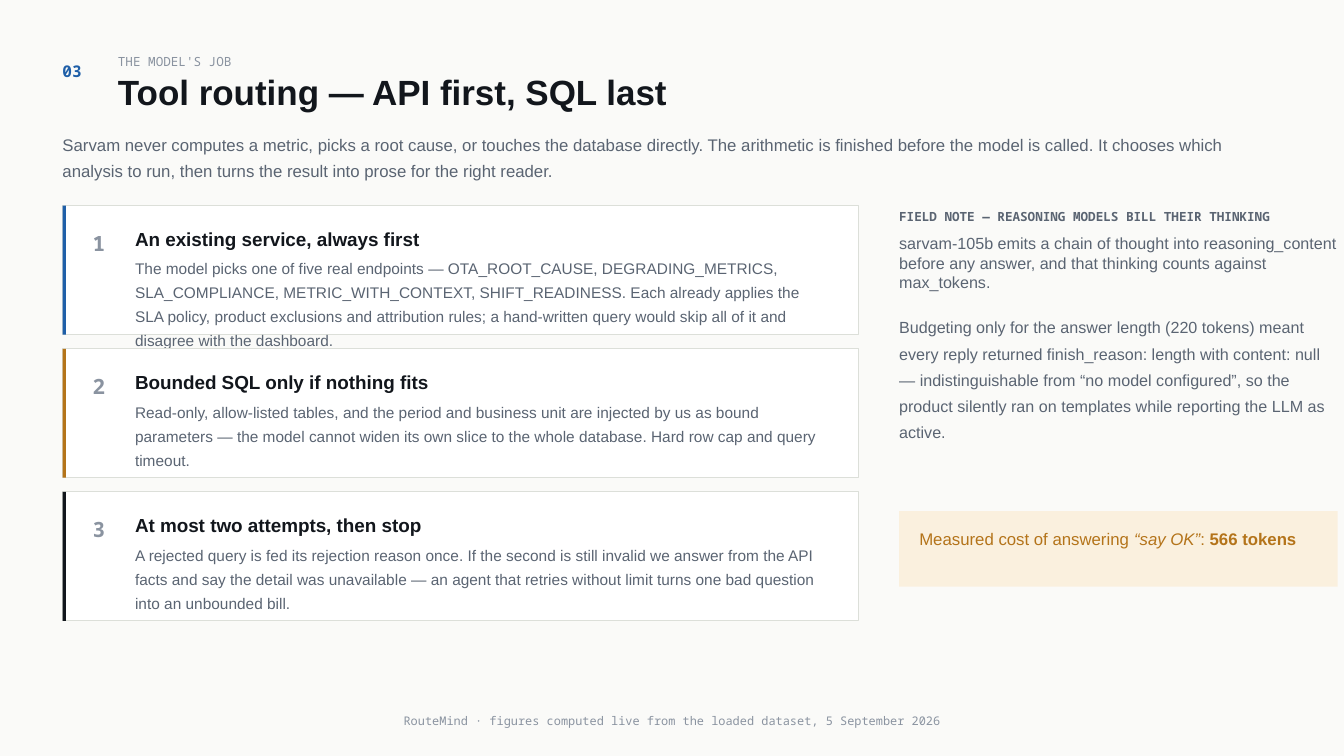
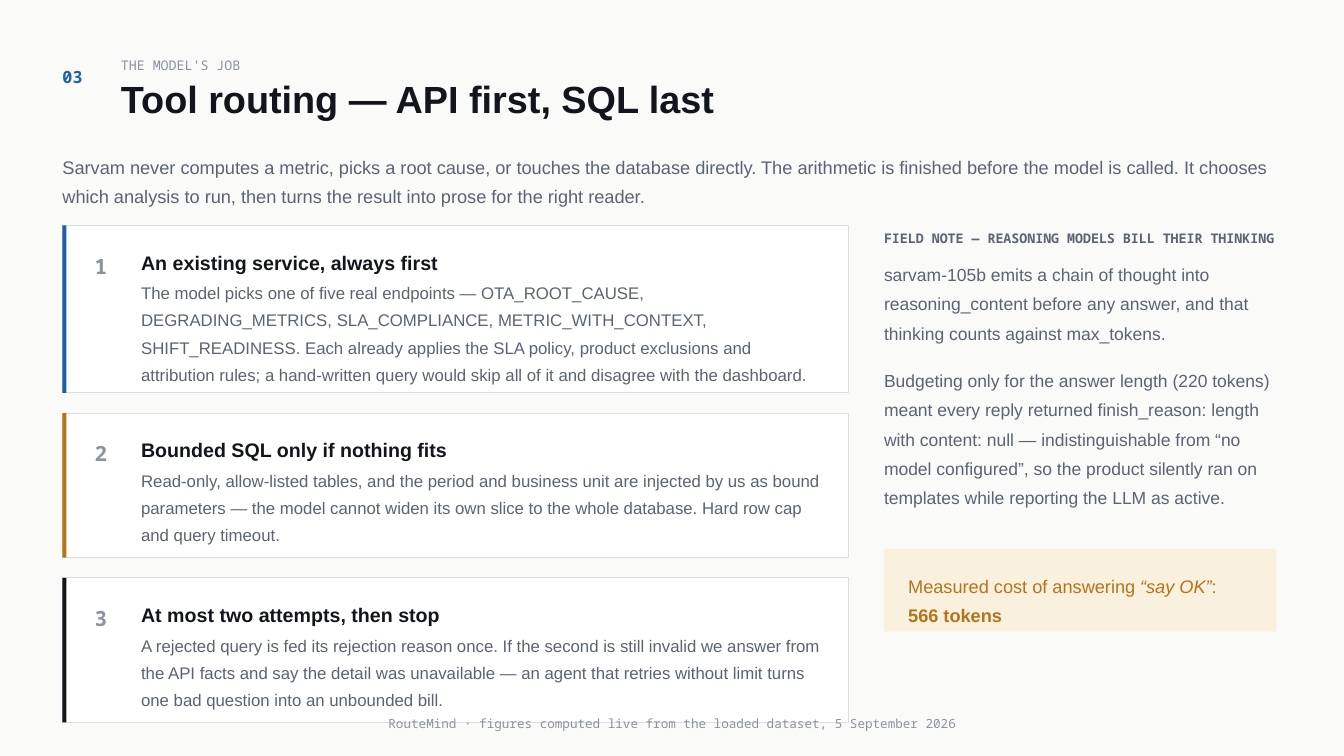
Before and after one commit to VishnuGupta16/routemind-service, a slide deck: slide 6 of docs/routemind-demo-deck.pptx. Drawn at 1344x756 pixels with LibreOffice and Linux fonts; fonts in the diff are those of the drawing. Boxes give left, top, right and bottom in pixels: in the first picture for what was removed or moved away, otherwise in the second. Text is boxed around its words. In the diff, an @@ line names an element or a change of style, - is before the commit and + after.

```diff
--- a/docs/routemind-demo-deck.pptx
+++ b/docs/routemind-demo-deck.pptx
@@ text "THE MODEL'S JOB" at (121,60,240,70): size 9 to 9.5 pt; line spacing 1.25 to 1.3 @@
@@ text "03" at (62,71,82,83): size 11.5 to 12 pt; line spacing 1.25 to 1.3 @@
@@ text "Tool routing — API first, ..." at (121,85,714,120): size 25 to 27 pt; line spacing 1 to 1.05 @@
@@ text "Sarvam never computes a metric, ...": place and size @@
-text "Sarvam never computes a metric, ..." at (62,139,1222,181)
+text "Sarvam never computes a metric, ..." at (62,161,1267,207)
@@ text "Sarvam never computes a metric, ..." at (62,161,1267,207): size 12 to 13 pt; line spacing 1.3 to 1.35 @@
@@ rectangle: place and size @@
-rectangle at (63,206,859,335)
+rectangle at (63,226,849,393)
@@ rectangle: place and size @@
-rectangle at (63,206,67,335)
+rectangle at (63,226,67,393)
@@ text "FIELD NOTE — REASONING MODELS ..." at (884,233,1275,243): size 9 to 9.5 pt; line spacing 1.25 to 1.3 @@
@@ text "FIELD NOTE — REASONING MODELS ...": place and size @@
-text "FIELD NOTE — REASONING MODELS ..." at (899,212,1270,221)
+text "FIELD NOTE — REASONING MODELS ..." at (884,233,1275,243)
@@ text "1": place and size @@
-text "1" at (93,236,106,251)
+text "1" at (95,259,108,274)
@@ text "An existing service, always first": place and size @@
-text "An existing service, always first" at (135,232,420,250)
+text "An existing service, always first" at (141,255,438,274)
@@ text at (884,268,1248,344): text changed; size 11.5 to 12.5 pt @@
-sarvam-105b emits a chain of thought into reasoning_content before any answer, and that thinking counts against max_tokens.
-Budgeting only for the answer length (220 tokens) meant every reply returned finish_reason: length with content: null — indistinguishable from “no model configured”, so the product silently ran on templates while reporting the LLM as active.
+sarvam-105b emits a chain of thought into reasoning_content before any answer, and that thinking counts against max_tokens.
@@ text "The model picks one of ...": place and size @@
-text "The model picks one of ..." at (135,263,799,325)
+text "The model picks one of ..." at (141,287,807,385)
@@ text added at (884,374,1269,508), 12.5 pt, text #5A6472 @@
+Budgeting only for the answer length (220 tokens) meant every reply returned finish_reason: length with content: null — indistinguishable from “no model configured”, so the product silently ran on templates while reporting the LLM as active.
@@ rectangle: place and size @@
-rectangle at (63,349,859,478)
+rectangle at (63,413,849,559)
@@ rectangle: place and size @@
-rectangle at (63,349,67,478)
+rectangle at (63,413,67,559)
@@ text "2": place and size @@
-text "2" at (93,379,106,394)
+text "2" at (95,446,108,461)
@@ text "Bounded SQL only if nothing ...": place and size @@
-text "Bounded SQL only if nothing ..." at (135,375,428,393)
+text "Bounded SQL only if nothing ..." at (141,442,446,461)
@@ text "Read-only, allow-listed tables, and the ...": place and size @@
-text "Read-only, allow-listed tables, and the ..." at (135,407,816,466)
+text "Read-only, allow-listed tables, and the ..." at (141,475,820,545)
@@ rectangle: place and size @@
-rectangle at (899,511,1338,587)
+rectangle at (884,548,1276,631)
@@ text "Measured cost of answering “say ...": place and size @@
-text "Measured cost of answering “say ..." at (919,533,1296,549)
+text "Measured cost of answering “say ..." at (908,580,1216,622)
@@ text "Measured cost of answering “say ..." at (908,580,1216,622): size 12 to 13 pt; line spacing 1.25 to 1.3 @@
@@ rectangle: place and size @@
-rectangle at (63,492,859,621)
+rectangle at (63,578,849,723)
@@ rectangle: place and size @@
-rectangle at (63,492,67,621)
+rectangle at (63,578,67,723)
@@ line spacing 1.25 to 1.3 in 3 elements at (95,259,108,274), (95,446,108,461), (95,611,108,626) @@
@@ text "3": place and size @@
-text "3" at (93,522,106,537)
+text "3" at (95,611,108,626)
@@ size 13.5 to 14 pt; line spacing 1.25 to 1.3 in 3 elements at (141,255,438,274), (141,442,446,461), (141,607,439,626) @@
@@ text "At most two attempts, then ...": place and size @@
-text "At most two attempts, then ..." at (135,518,422,536)
+text "At most two attempts, then ..." at (141,607,439,626)
@@ size 11 to 12 pt; line spacing 1.3 to 1.35 in 3 elements at (141,287,807,385), (141,475,820,545), (141,640,820,710) @@
@@ text "A rejected query is fed ...": place and size @@
-text "A rejected query is fed ..." at (135,550,814,609)
+text "A rejected query is fed ..." at (141,640,820,710)
@@ text "RouteMind · figures computed live ..." at (388,718,956,731): size 8.5 to 9 pt; line spacing 1 to 1.3 @@
```
Also in this commit, not shown: 12 other slides changed.
